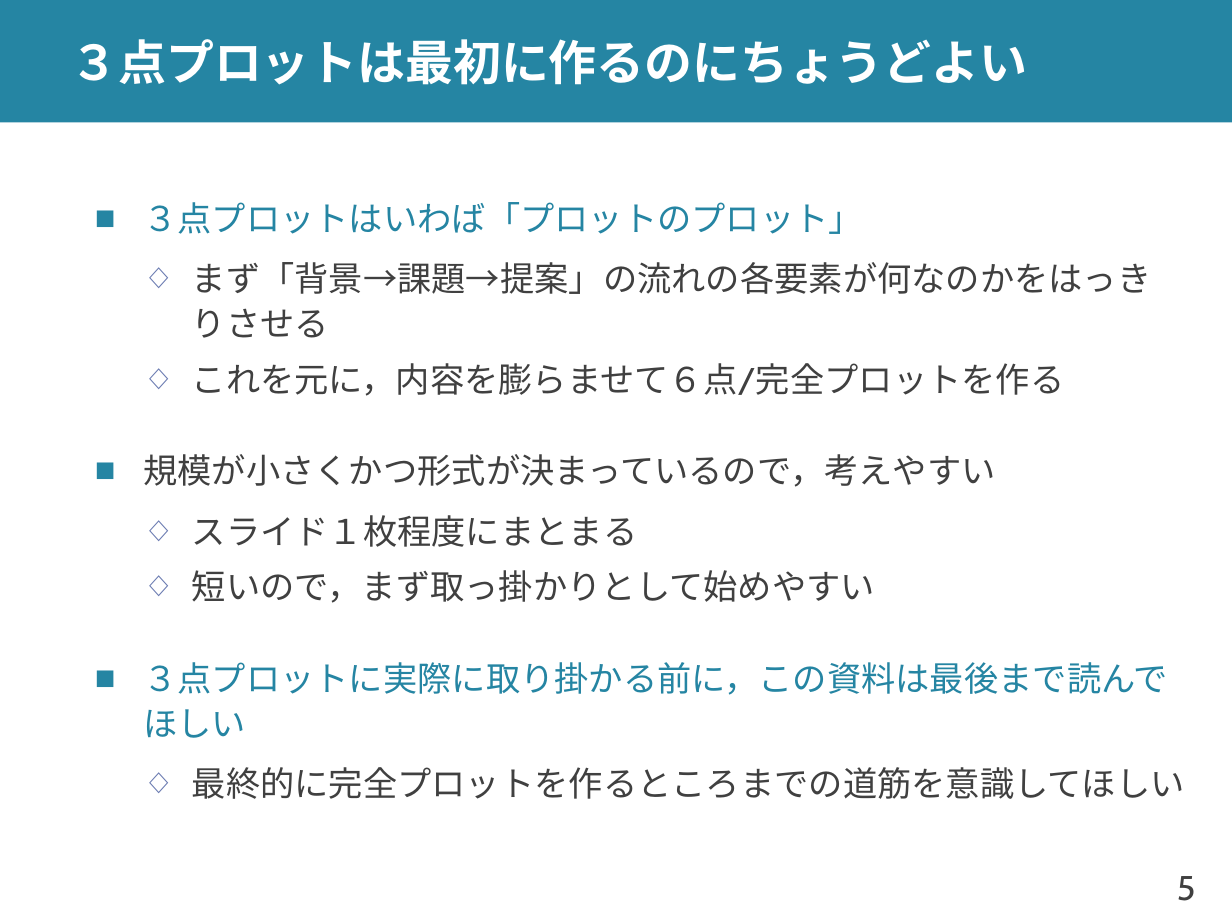
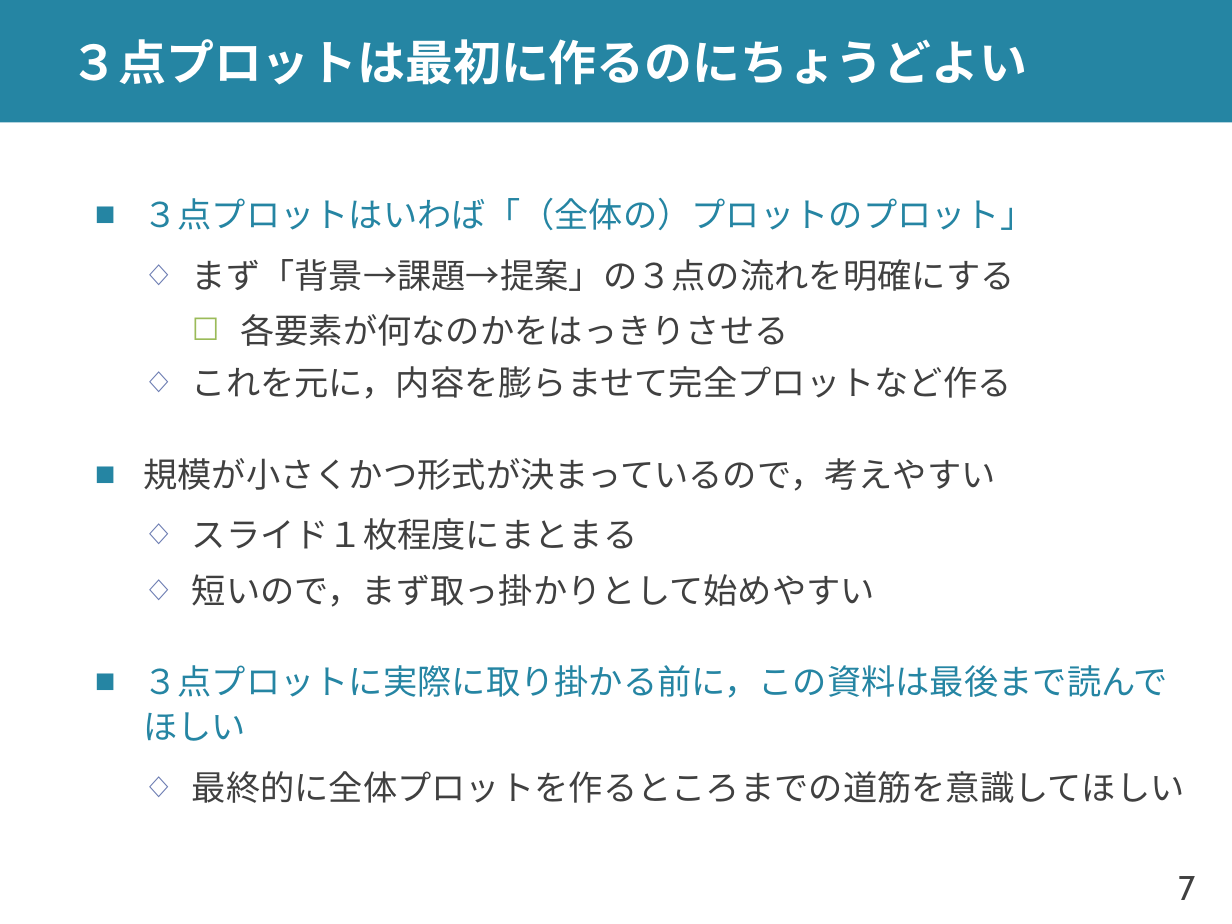
Before and after one commit to shioya-lab/how-to, a slide deck: slide 7 of plot.pptx (slide 5 before the commit). Drawn at 1232x924 pixels with LibreOffice and Linux fonts; fonts in the diff are those of the drawing. Boxes give left, top, right and bottom in pixels: in the first picture for what was removed or moved away, otherwise in the second. Text is boxed around its words. In the diff, an @@ line names an element or a change of style, - is before the commit and + after.

Commit message:
plot を v7 に
プロットの種類の名前を変更
イントロプロットに加筆

```diff
--- a/plot.pptx
+++ b/plot.pptx
@@ text at (x1=143, y1=198, x2=1034, y2=399): text changed @@
-■ ３点プロットはいわば「プロットのプロット」
-  ◇ まず「背景→課題→提案」の流れの各要素が何なのかをはっきりさせる
-  ◇ これを元に，内容を膨らませて６点/完全プロットを作る
+■ ３点プロットはいわば「（全体の）プロットのプロット」
+  ◇ まず「背景→課題→提案」の３点の流れを明確にする
+    ☐ 各要素が何なのかをはっきりさせる
+  ◇ これを元に，内容を膨らませて完全プロットなど作る
@@ text at (x1=192, y1=771, x2=1185, y2=803): text changed @@
-  ◇ 最終的に完全プロットを作るところまでの道筋を意識してほしい
+  ◇ 最終的に全体プロットを作るところまでの道筋を意識してほしい
@@ page number at (x1=1178, y1=876, x2=1195, y2=900): text changed @@
-5
+7
```
Also in this commit, not shown: 18 other slides changed, 5 slides added, 2 slides removed, 1 other file.
